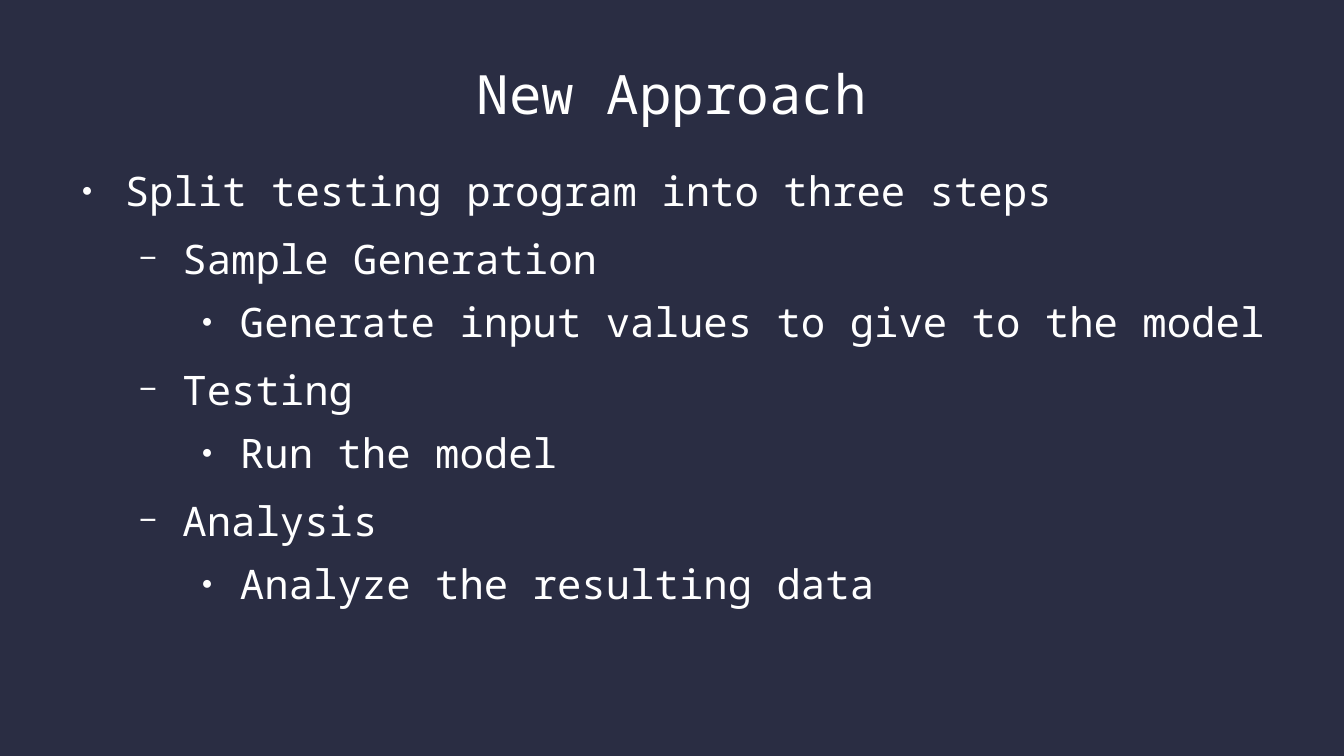
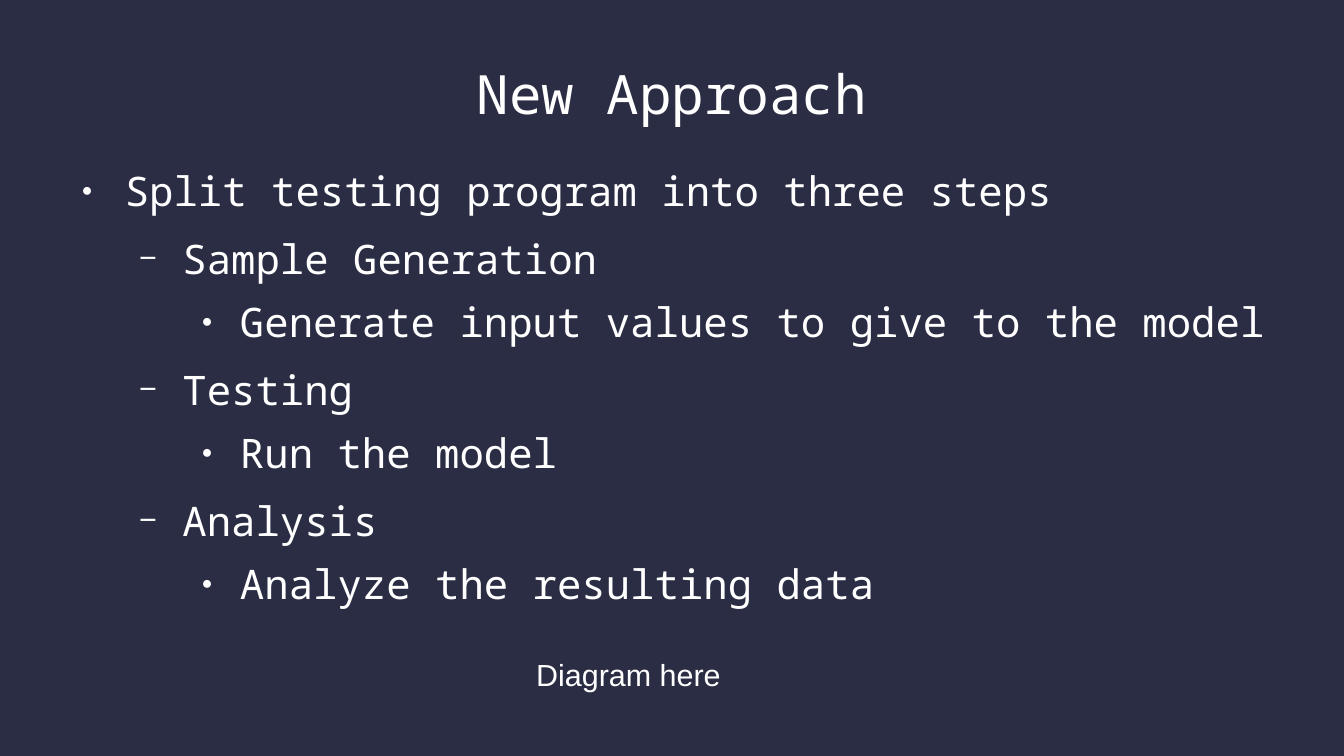
Before and after one commit to SamAllen06/lake_temp_work, a slide deck: slide 11 of documentation/lake_temperature.odp. Drawn at 1344x756 pixels with LibreOffice and Linux fonts; fonts in the diff are those of the drawing. Boxes give left, top, right and bottom in pixels: in the first picture for what was removed or moved away, otherwise in the second. Text is boxed around its words. In the diff, an @@ line names an element or a change of style, - is before the commit and + after.

```diff
--- a/documentation/lake_temperature.odp
+++ b/documentation/lake_temperature.odp
@@ text added at (x1=536, y1=664, x2=721, y2=692), 18 pt, text #FFFFFF @@
+Diagram here
```
Also in this commit, not shown: 14 other slides changed, 1 slide added, 1 slide removed, 4 other files.
